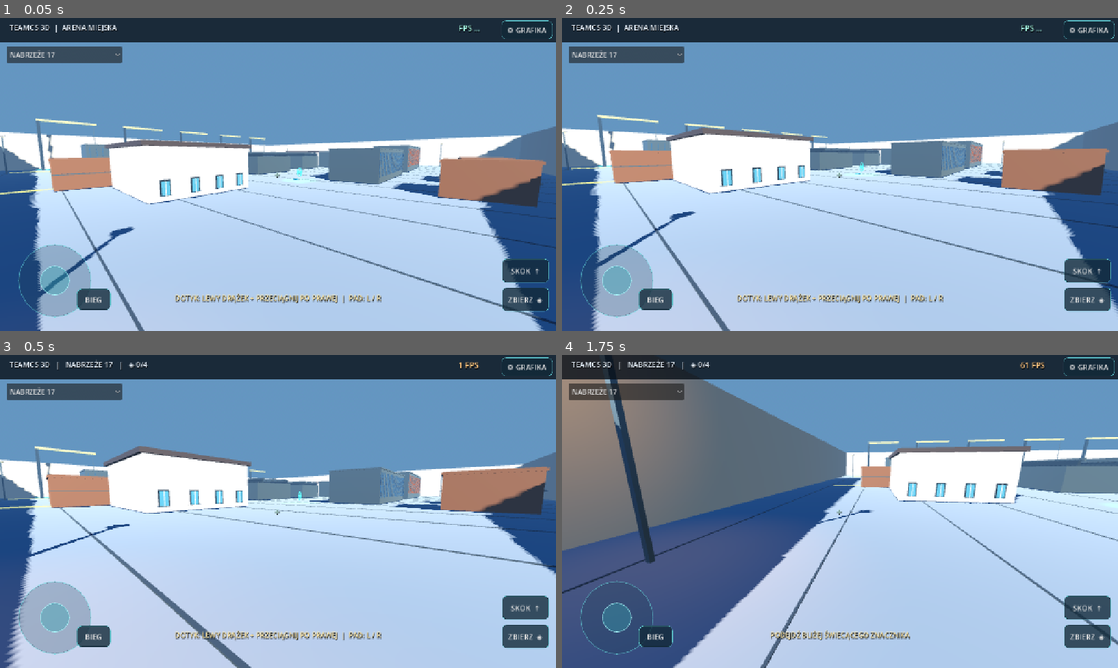
Above: before the commit, frames 1-4 (two rows, left to right).
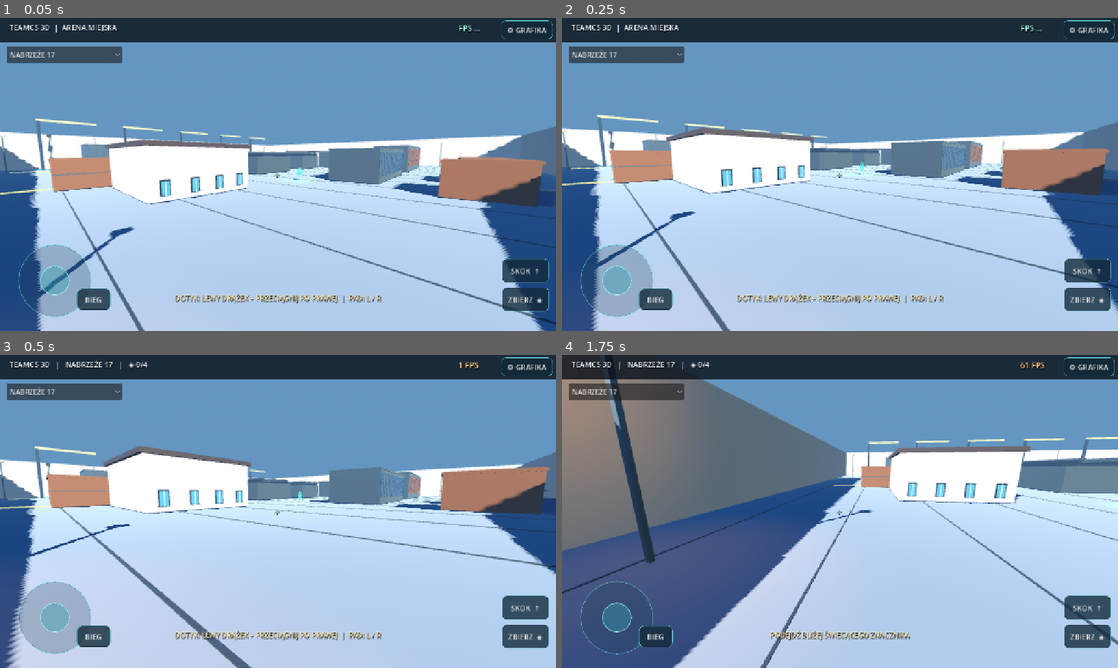
Above: after the commit, the same moments.

Repository: bartus9711-spec/neon-strike-android
Game: Godot game, scene res://scenes/main.tscn
Two runs of this game, one before a commit and one after it. Both use one fixed random seed, a clock stepped at 60 frames per second and the inputs below.
Inputs (mouse positions are in pixels of both pictures, inside the frame that each line leads up to):
- Up to frame 1 (0.05 s): no input
- Up to frame 2 (0.25 s): no input
- Up to frame 3 (0.5 s): no input
- Up to frame 4 (1.75 s): tap Enter at 0.5 s; move the mouse to (962, 495) at 0.52 s; hold D 0.53-1.28 s; tap E at 0.6, 1.35 s; click (962, 495) at 0.67 s; tap Space at 0.77, 1.52 s; move the mouse to (812, 511) at 1.27 s; hold W from 1.28 s (still down)

The runs differ from the first frame. In frame 1, 0.1% of the frame differs, in the area x 96-100%, y 54-61%; in frame 2, 0.1%; in frame 3, less than 0.1%; in frame 4, nothing differs.

Commit message:
feat(godot graphics): GPU-instanced rounded props and 3D environmental details on all eight maps

Diff:
--- a/godot/scripts/arenas.gd
+++ b/godot/scripts/arenas.gd
@@ -9,6 +9,7 @@
 var current_map: Dictionary = {}
 var world: Node3D
 var batches: Dictionary = {}
+var round_batches: Dictionary = {}
 var materials: Dictionary = {}
 var sunshine: DirectionalLight3D
 var atmosphere: Environment
@@ -37,6 +38,7 @@
     world.name = str(current_map.get("id", "Arena"))
     add_child(world)
     batches.clear()
+    round_batches.clear()
     scene_lights.clear()
     _materials()
     _base()
@@ -128,6 +130,13 @@
         batches[mat] = []
     batches[mat].append(Transform3D(Basis.IDENTITY.scaled(dims), position))
 
+func _round(position: Vector3, radius: float, height: float, mat: String, tapered: bool = false) -> void:
+    # Cylinders and cones are genuine meshes (not square cardboard), instanced on GPU.
+    var key := ("cone:" if tapered else "cylinder:") + mat
+    if not round_batches.has(key):
+        round_batches[key] = []
+    round_batches[key].append(Transform3D(Basis.IDENTITY.scaled(Vector3(radius,height,radius)),position))
+
 func _solid(position: Vector3, dims: Vector3, mat: String, collision: bool = true) -> void:
     _piece(position,dims,mat)
     if collision:
@@ -159,6 +168,28 @@
         holder.material_override = materials[key]
         world.add_child(holder)
     batches.clear()
+    for key in round_batches:
+        var transforms: Array = round_batches[key]
+        if transforms.is_empty():
+            continue
+        var cylinder := CylinderMesh.new()
+        cylinder.height = 1
+        cylinder.bottom_radius = 1
+        cylinder.top_radius = 0 if str(key).begins_with("cone:") else 1
+        cylinder.radial_segments = 12
+        cylinder.rings = 1
+        var multi := MultiMesh.new()
+        multi.transform_format = MultiMesh.TRANSFORM_3D
+        multi.mesh = cylinder
+        multi.instance_count = transforms.size()
+        for j in range(transforms.size()):
+            multi.set_instance_transform(j,transforms[j])
+        var instance := MultiMeshInstance3D.new()
+        instance.name = "Round_Instanced_" + str(key)
+        instance.multimesh = multi
+        instance.material_override = materials[str(key).split(":")[1]]
+        world.add_child(instance)
+    round_batches.clear()
 
 func _base() -> void:
     var id := str(current_map.get("id",""))
@@ -304,6 +335,11 @@
         for z in [-27.0,27.0]:
             _tower_light(x,z,"yellow")
     _piece(Vector3(0,.04,-39),Vector3(70,.09,.42),"cyan")
+    for i in range(22):
+        var x := -29.0+float(i%11)*5.5
+        var z := 34.0 if i<11 else -34.0
+        _round(Vector3(x,.49,z),.42,.98,"blue" if i%3==0 else "orange")
+        _round(Vector3(x,.99,z),.45,.11,"steel")
 
 func _dunes() -> void:
     # Sand-colored courtyards, crenellated parapets, arcade colonnades and bazaars.
@@ -321,6 +357,14 @@
             _piece(Vector3(x,8.5,z),Vector3(1.8,.35,1.8),"sand")
     for x in [-37.0,37.0]:
         _tower_light(x,-2,"yellow")
+    for x in [-27.0,-16.0,16.0,27.0]:
+        for z in [-22.0,22.0]:
+            _round(Vector3(x,2.3,z),.44,4.6,"stone")
+            _round(Vector3(x,4.72,z),.78,.25,"sand")
+    for i in range(20):
+        var x := -39.0+float(i%10)*8.7
+        var z := 39.0 if i<10 else -39.0
+        _round(Vector3(x,.31,z),.65,.57,"sand")
 
 func _neon() -> void:
     # Dense night market: emissive signs, vertical light strips, kiosks.
@@ -335,6 +379,11 @@
         _piece(Vector3(0,.05,z),Vector3(5,.10,.15),"cyan")
     for x in [-38.0,38.0]:
         _tower_light(x,0,"cyan")
+    for i in range(22):
+        var x := -37.0+float(i%11)*7.2
+        var z := -37.0 if i<11 else 37.0
+        _round(Vector3(x,1.75,z),.16,3.5,"magenta" if i%4==0 else "cyan")
+        _round(Vector3(x,3.5,z),.25,.25,"dark")
 
 func _foundry() -> void:
     # Steelwork: furnace pipes, gantries, overhead rails and hazard patterns.
@@ -349,6 +398,13 @@
     for x in [-39.0,39.0]:
         for z in [-24.0,24.0]:
             _tower_light(x,z,"yellow")
+    for x in [-29.0,-20.0,20.0,29.0]:
+        _round(Vector3(x,5.4,0),.73,10.8,"rail")
+        _round(Vector3(x,11,0),1.2,.3,"orange")
+    for i in range(10):
+        var z := -35.0+float(i)*7.4
+        _round(Vector3(-33,.72,z),.52,1.45,"orange")
+        _round(Vector3(-33,1.46,z),.56,.09,"steel")
 
 func _metro() -> void:
     # Two tracks, third rail, tiled platforms and a roofed station with signal lighting.
@@ -364,6 +420,10 @@
     for z in [-30.0,-12.0,7.0,27.0]:
         _piece(Vector3(0,8.75,z),Vector3(33,.12,.43),"cyan")
         _lamp(Vector3(0,8.4,z),Color(.65,.84,1),10,.9)
+    for z in range(-35,36,9):
+        for x in [-17.0,17.0]:
+            _round(Vector3(x,2.65,float(z)),.22,5.30,"steel")
+            _round(Vector3(x,5.4,float(z)),.46,.31,"cyan")
 
 func _alpine() -> void:
     # Snow radar base with mountain silhouettes, floodlights and signal masts.
@@ -385,6 +445,13 @@
         _piece(Vector3(x,11.5,0),Vector3(3.5,.19,3.5),"cyan")
     _tower_light(-36,23,"cyan")
     _tower_light(36,-23,"cyan")
+    for i in range(24):
+        var x := -39.0+float(i%12)*7.0
+        var z := -36.0 if i<12 else 36.0
+        _round(Vector3(x,1.0,z),.25,2.0,"wood")
+        _round(Vector3(x,2.5,z),1.5,2.6,"foliage",true)
+        _round(Vector3(x,4.05,z),1.16,1.6,"foliage",true)
+        _round(Vector3(x,5.03,z),.72,.8,"snow",true)
 
 func _oldtown() -> void:
     # Old quarter with narrow alley details, arcades, timber stalls and warm lights.
@@ -399,6 +466,11 @@
             _lamp(Vector3(x,5.65,z),Color(1,.71,.38),8.0,.9)
     for i in range(12):
         _piece(Vector3(-7.5+float(i)*1.35,.02,0),Vector3(.09,.026,72),"stone")
+    for z in range(-35,36,7):
+        for x in [-32.0,32.0]:
+            _round(Vector3(x,2.65,float(z)),.27,5.3,"stone")
+            _round(Vector3(x,5.38,float(z)),.57,.18,"sand")
+            _round(Vector3(x,5.67,float(z)),.35,.4,"yellow")
 
 func _skyline() -> void:
     # High-rise glazing, edge rails, rooftop HVAC units and vertical beacons.
@@ -416,6 +488,11 @@
         _piece(Vector3(0,.09,z),Vector3(67,.15,.13),"cyan")
     for x in [-39.0,39.0]:
         _tower_light(x,0,"cyan")
+    for i in range(16):
+        var x := -38.0+float(i%8)*10.7
+        var z := -33.0 if i<8 else 33.0
+        _round(Vector3(x,16.2,z),.17,12.0,"rail")
+        _round(Vector3(x,22.4,z),.34,.4,"cyan" if i%3==0 else "magenta")
 
 func _lighting() -> void:
     var id := str(current_map.get("id",""))
